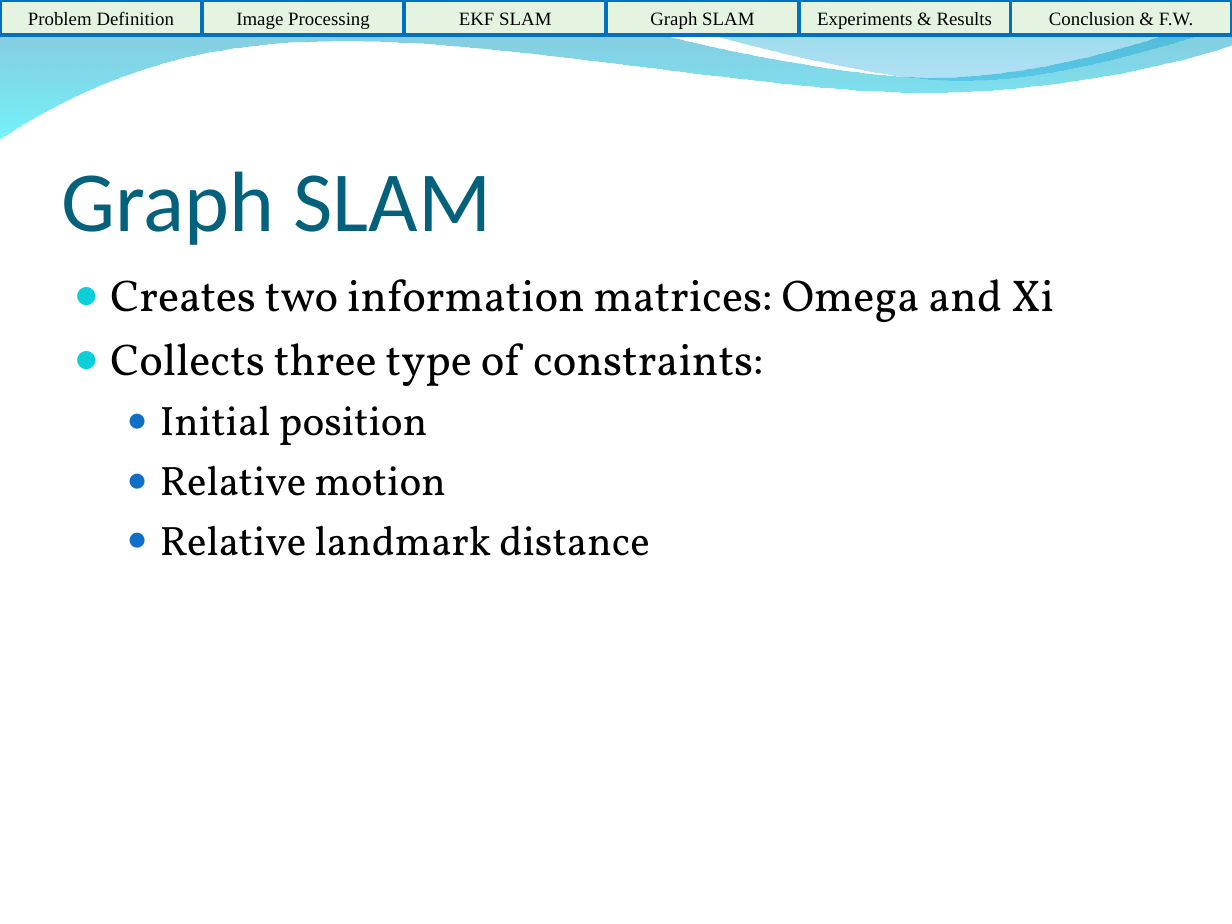
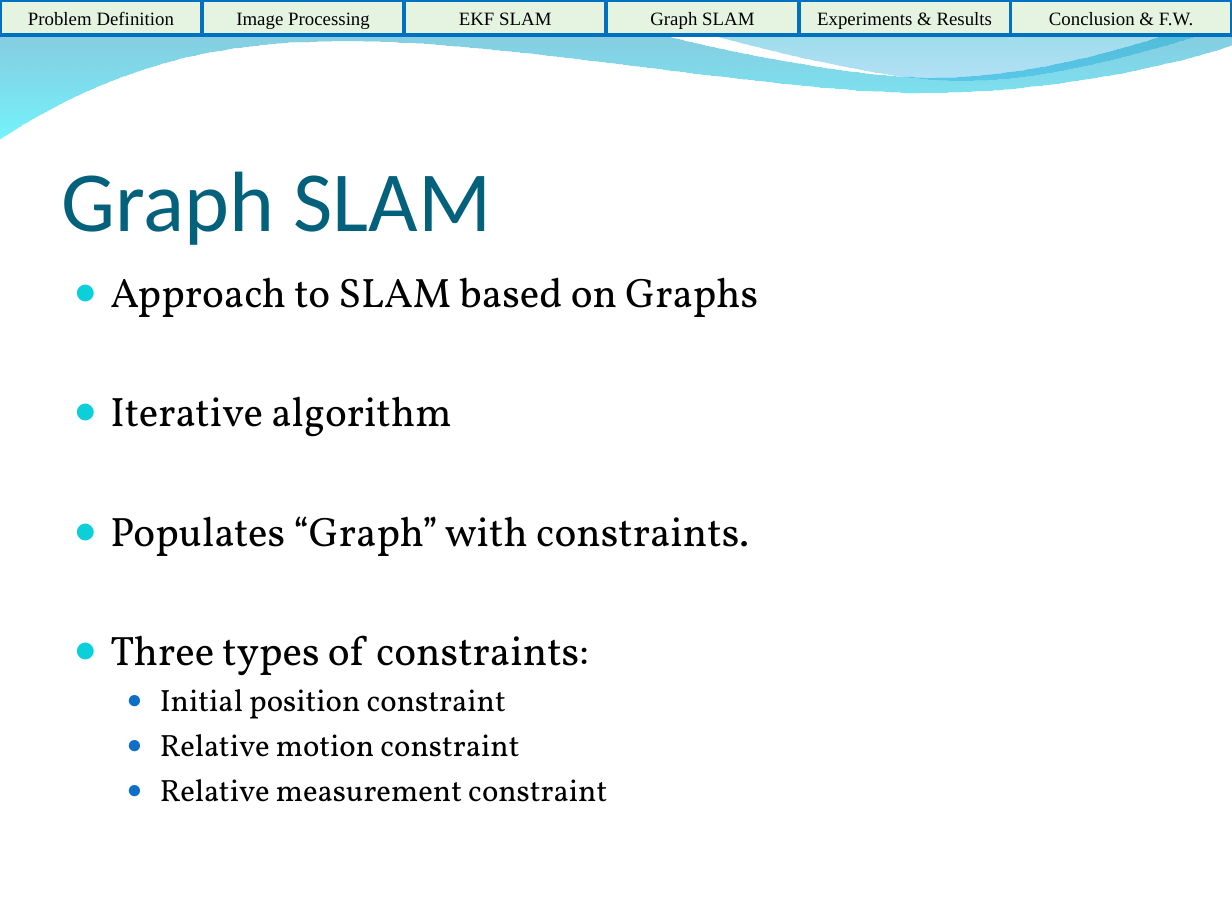
Before and after one commit to HerkyJerky/NAO-ALPHA-AS-FUCK-ROBOTS, a slide deck: slide 10 of Presentation Parts/Final Presentation.ppt. Drawn at 1232x924 pixels with LibreOffice and Linux fonts; fonts in the diff are those of the drawing; background and template pictures are left out. Boxes give left, top, right and bottom in pixels: in the first picture for what was removed or moved away, otherwise in the second. Text is boxed around its words. In the diff, an @@ line names an element or a change of style, - is before the commit and + after.

```diff
--- a/Presentation Parts/Final Presentation.ppt
+++ b/Presentation Parts/Final Presentation.ppt
@@ text at (x1=110, y1=277, x2=758, y2=802): text changed; size 26 to 24 pt @@
-● Creates two information matrices: Omega and Xi
-● Collects three type of constraints:
-  ● Initial position
-  ● Relative motion
-  ● Relative landmark distance
+● Approach to SLAM based on Graphs
+● Iterative algorithm
+● Populates “Graph” with constraints.
+● Three types of constraints:
+  ● Initial position constraint
+  ● Relative motion constraint
+  ● Relative measurement constraint
```
Also in this commit, not shown: 2 other slides changed, 1 slide added.
